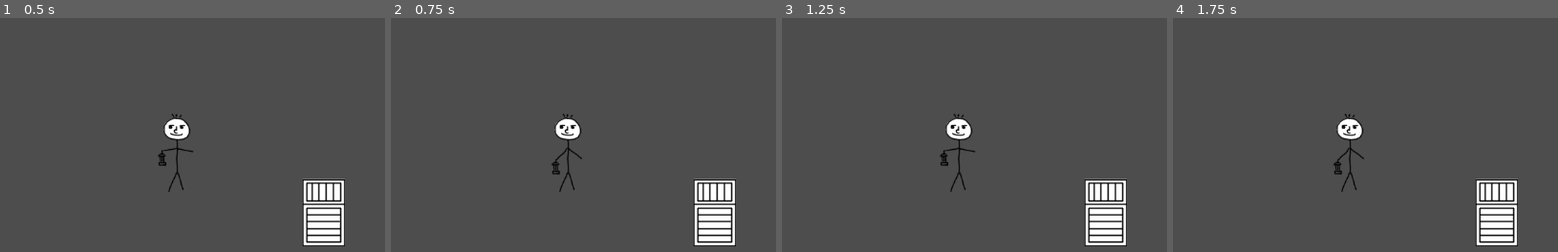
Above: before the commit, frames 1-4 (left to right).
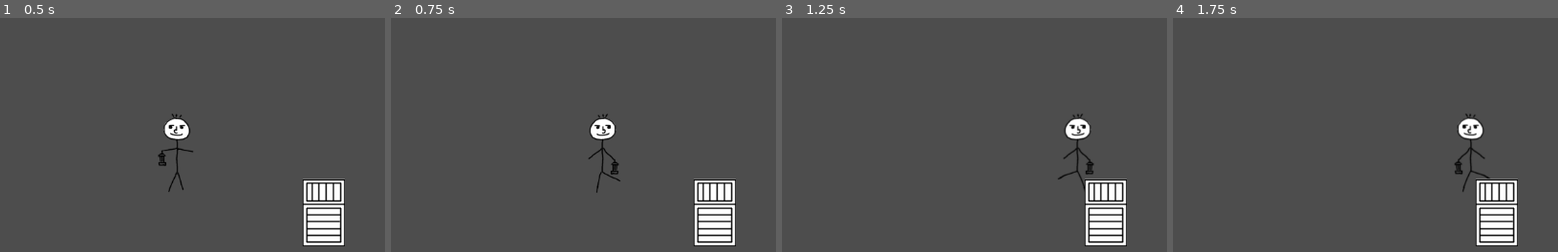
Above: after the commit, the same moments.

Repository: tvardero/pirate-gamejam-15
Game: Godot game, scene res://scenes/world/SampleLevel.tscn
Same seed, same stepped clock (60 frames per second), same inputs: the game is played once before the commit and once after it.
Inputs (mouse positions are in pixels of both pictures, inside the frame that each line leads up to):
- Up to frame 1 (0.5 s): no input
- Up to frame 2 (0.75 s): tap Enter at 0.5 s; move the mouse to (outside the picture) at 0.52 s; hold D (move_right) from 0.53 s (still down); tap E (interaction) at 0.6 s; click (outside the picture) at 0.67 s
- Up to frame 3 (1.25 s): keep holding D (move_right); tap Tab (lantern) at 0.8 s
- Up to frame 4 (1.75 s): move the mouse to (outside the picture) at 1.27 s; release D (move_right) at 1.28 s; hold S (move_down) from 1.28 s (still down); tap Tab (lantern) at 1.35 s; tap Shift (sprint) at 1.55 s

Frame 1 is identical in both runs. In frame 2, 1.5% of the frame differs, in the area x 41-60%, y 40-75%; in frame 3, 1.5%; in frame 4, 1.5%.

Commit message:
Finish player movement

Diff:
--- a/scenes/characters/player/Player.gd
+++ b/scenes/characters/player/Player.gd
@@ -1,7 +1,39 @@
 class_name Player
 extends CharacterBody2D
 
-var input_vector: Vector2 = Vector2.ZERO;
+var input_movement_vector: Vector2 = Vector2.ZERO;
+var is_sprinting: bool = false;
 
-func interact():
-    pass
+@export var walk_speed: float = 5;
+
+@export var sprint_speed: float = 12;
+
+var _sprint_to_walk_ratio:
+	get: return sprint_speed / walk_speed;
+
+@onready var _animation_tree: AnimationTree = $"AnimationTree";
+@onready var _animation_player: AnimationPlayer = $"AnimationPlayer";
+
+func _physics_process(_delta) -> void:
+	var multiplier = sprint_speed if is_sprinting else walk_speed;
+	velocity = input_movement_vector * multiplier;
+	move_and_collide(velocity);
+	_set_animations();
+
+func try_interact() -> bool:
+	print("todo: interaction")
+	return false;
+
+func _set_animations():
+	var is_walking = input_movement_vector != Vector2.ZERO;
+	_animation_tree["parameters/conditions/is_idle"] = !is_walking;
+	_animation_tree["parameters/conditions/is_walking"] = is_walking;
+
+	_animation_player.speed_scale = 1 if !is_walking||!is_sprinting else _sprint_to_walk_ratio;
+
+	# preserve old blend position when player stopped
+	if !is_walking: return ;
+
+	var x = input_movement_vector.x;
+	_animation_tree["parameters/idle/blend_position"] = x;
+	_animation_tree["parameters/walking/blend_position"] = x;
--- a/scenes/characters/player/Player.tscn
+++ b/scenes/characters/player/Player.tscn
@@ -1,12 +1,39 @@
-[gd_scene load_steps=29 format=3 uid="uid://3v1xx3haircx"]
+[gd_scene load_steps=21 format=3 uid="uid://3v1xx3haircx"]
 
 [ext_resource type="Script" path="res://scenes/characters/player/Player.gd" id="1_kqidl"]
 [ext_resource type="Texture2D" uid="uid://behudrsulwn3" path="res://assets/player/player-atlas.png" id="1_spx6y"]
-[ext_resource type="PackedScene" uid="uid://b0it2xtiiufrc" path="res://scenes/tools/InputController.tscn" id="2_6k1m8"]
+[ext_resource type="PackedScene" uid="uid://b0it2xtiiufrc" path="res://scenes/tools/PlayerInputController.tscn" id="2_6k1m8"]
 
 [sub_resource type="CircleShape2D" id="CircleShape2D_wpj78"]
 radius = 25.0
 
+[sub_resource type="Animation" id="Animation_57qwd"]
+length = 0.001
+tracks/0/type = "value"
+tracks/0/imported = false
+tracks/0/enabled = true
+tracks/0/path = NodePath("Sprite2D:flip_h")
+tracks/0/interp = 1
+tracks/0/loop_wrap = true
+tracks/0/keys = {
+"times": PackedFloat32Array(0),
+"transitions": PackedFloat32Array(1),
+"update": 1,
+"values": [false]
+}
+tracks/1/type = "value"
+tracks/1/imported = false
+tracks/1/enabled = true
+tracks/1/path = NodePath("Sprite2D:frame")
+tracks/1/interp = 1
+tracks/1/loop_wrap = true
+tracks/1/keys = {
+"times": PackedFloat32Array(0),
+"transitions": PackedFloat32Array(1),
+"update": 1,
+"values": [0]
+}
+
 [sub_resource type="Animation" id="Animation_288ux"]
 resource_name = "idle-left"
 length = 0.7
@@ -36,33 +63,6 @@
 "values": [0, 1]
 }
 
-[sub_resource type="Animation" id="Animation_57qwd"]
-length = 0.001
-tracks/0/type = "value"
-tracks/0/imported = false
-tracks/0/enabled = true
-tracks/0/path = NodePath("Sprite2D:flip_h")
-tracks/0/interp = 1
-tracks/0/loop_wrap = true
-tracks/0/keys = {
-"times": PackedFloat32Array(0),
-"transitions": PackedFloat32Array(1),
-"update": 1,
-"values": [false]
-}
-tracks/1/type = "value"
-tracks/1/imported = false
-tracks/1/enabled = true
-tracks/1/path = NodePath("Sprite2D:frame")
-tracks/1/interp = 1
-tracks/1/loop_wrap = true
-tracks/1/keys = {
-"times": PackedFloat32Array(0),
-"transitions": PackedFloat32Array(1),
-"update": 1,
-"values": [0]
-}
-
 [sub_resource type="Animation" id="Animation_urhup"]
 resource_name = "idle-right"
 length = 0.7
@@ -92,124 +92,8 @@
 "values": [0, 1]
 }
 
-[sub_resource type="Animation" id="Animation_w56x1"]
-resource_name = "idle-up"
-length = 0.7
-loop_mode = 1
-tracks/0/type = "value"
-tracks/0/imported = false
-tracks/0/enabled = true
-tracks/0/path = NodePath("Sprite2D:flip_h")
-tracks/0/interp = 1
-tracks/0/loop_wrap = true
-tracks/0/keys = {
-"times": PackedFloat32Array(0),
-"transitions": PackedFloat32Array(1),
-"update": 1,
-"values": [false]
-}
-tracks/1/type = "value"
-tracks/1/imported = false
-tracks/1/enabled = true
-tracks/1/path = NodePath("Sprite2D:frame")
-tracks/1/interp = 1
-tracks/1/loop_wrap = true
-tracks/1/keys = {
-"times": PackedFloat32Array(0, 0.35),
-"transitions": PackedFloat32Array(1, 1),
-"update": 1,
-"values": [0, 1]
-}
-
-[sub_resource type="Animation" id="Animation_bwoa2"]
-resource_name = "idle-down"
-length = 0.7
-loop_mode = 1
-tracks/0/type = "value"
-tracks/0/imported = false
-tracks/0/enabled = true
-tracks/0/path = NodePath("Sprite2D:flip_h")
-tracks/0/interp = 1
-tracks/0/loop_wrap = true
-tracks/0/keys = {
-"times": PackedFloat32Array(0),
-"transitions": PackedFloat32Array(1),
-"update": 1,
-"values": [false]
-}
-tracks/1/type = "value"
-tracks/1/imported = false
-tracks/1/enabled = true
-tracks/1/path = NodePath("Sprite2D:frame")
-tracks/1/interp = 1
-tracks/1/loop_wrap = true
-tracks/1/keys = {
-"times": PackedFloat32Array(0, 0.35),
-"transitions": PackedFloat32Array(1, 1),
-"update": 1,
-"values": [0, 1]
-}
-
 [sub_resource type="Animation" id="Animation_5ygja"]
 resource_name = "walk-left"
-length = 0.7
-loop_mode = 1
-tracks/0/type = "value"
-tracks/0/imported = false
-tracks/0/enabled = true
-tracks/0/path = NodePath("Sprite2D:flip_h")
-tracks/0/interp = 1
-tracks/0/loop_wrap = true
-tracks/0/keys = {
-"times": PackedFloat32Array(0),
-"transitions": PackedFloat32Array(1),
-"update": 1,
-"values": [false]
-}
-tracks/1/type = "value"
-tracks/1/imported = false
-tracks/1/enabled = true
-tracks/1/path = NodePath("Sprite2D:frame")
-tracks/1/interp = 1
-tracks/1/loop_wrap = true
-tracks/1/keys = {
-"times": PackedFloat32Array(0, 0.35),
-"transitions": PackedFloat32Array(1, 1),
-"update": 1,
-"values": [2, 3]
-}
-
-[sub_resource type="Animation" id="Animation_pid57"]
-resource_name = "walk-up"
-length = 0.7
-loop_mode = 1
-tracks/0/type = "value"
-tracks/0/imported = false
-tracks/0/enabled = true
-tracks/0/path = NodePath("Sprite2D:flip_h")
-tracks/0/interp = 1
-tracks/0/loop_wrap = true
-tracks/0/keys = {
-"times": PackedFloat32Array(0),
-"transitions": PackedFloat32Array(1),
-"update": 1,
-"values": [false]
-}
-tracks/1/type = "value"
-tracks/1/imported = false
-tracks/1/enabled = true
-tracks/1/path = NodePath("Sprite2D:frame")
-tracks/1/interp = 1
-tracks/1/loop_wrap = true
-tracks/1/keys = {
-"times": PackedFloat32Array(0, 0.35),
-"transitions": PackedFloat32Array(1, 1),
-"update": 1,
-"values": [2, 3]
-}
-
-[sub_resource type="Animation" id="Animation_v743t"]
-resource_name = "walk-down"
 length = 0.7
 loop_mode = 1
 tracks/0/type = "value"
@@ -269,83 +153,57 @@
 [sub_resource type="AnimationLibrary" id="AnimationLibrary_mkx0j"]
 _data = {
 "RESET": SubResource("Animation_57qwd"),
-"idle-down": SubResource("Animation_bwoa2"),
 "idle-left": SubResource("Animation_288ux"),
 "idle-right": SubResource("Animation_urhup"),
-"idle-up": SubResource("Animation_w56x1"),
-"walk-down": SubResource("Animation_v743t"),
 "walk-left": SubResource("Animation_5ygja"),
-"walk-right": SubResource("Animation_cobc2"),
-"walk-up": SubResource("Animation_pid57")
-}
-
-[sub_resource type="AnimationNodeAnimation" id="AnimationNodeAnimation_2fj3b"]
+"walk-right": SubResource("Animation_cobc2")
+}
+
+[sub_resource type="AnimationNodeAnimation" id="AnimationNodeAnimation_eycnt"]
 animation = &"idle-left"
 
-[sub_resource type="AnimationNodeAnimation" id="AnimationNodeAnimation_5g8ed"]
+[sub_resource type="AnimationNodeAnimation" id="AnimationNodeAnimation_wjh8l"]
 animation = &"idle-right"
 
-[sub_resource type="AnimationNodeAnimation" id="AnimationNodeAnimation_bjyje"]
-animation = &"idle-down"
-
-[sub_resource type="AnimationNodeAnimation" id="AnimationNodeAnimation_8adql"]
-animation = &"idle-up"
-
-[sub_resource type="AnimationNodeBlendSpace2D" id="AnimationNodeBlendSpace2D_cfqkh"]
-blend_point_0/node = SubResource("AnimationNodeAnimation_2fj3b")
-blend_point_0/pos = Vector2(-1, 0)
-blend_point_1/node = SubResource("AnimationNodeAnimation_5g8ed")
-blend_point_1/pos = Vector2(1.1, 0)
-blend_point_2/node = SubResource("AnimationNodeAnimation_bjyje")
-blend_point_2/pos = Vector2(0, 1.1)
-blend_point_3/node = SubResource("AnimationNodeAnimation_8adql")
-blend_point_3/pos = Vector2(0, -1.1)
-min_space = Vector2(-1, -1.1)
-max_space = Vector2(1.1, 1.1)
-
-[sub_resource type="AnimationNodeAnimation" id="AnimationNodeAnimation_qga2k"]
-animation = &"walk-down"
-
-[sub_resource type="AnimationNodeAnimation" id="AnimationNodeAnimation_3fing"]
-animation = &"walk-up"
-
-[sub_resource type="AnimationNodeAnimation" id="AnimationNodeAnimation_0dqww"]
+[sub_resource type="AnimationNodeBlendSpace1D" id="AnimationNodeBlendSpace1D_hqq1o"]
+blend_point_0/node = SubResource("AnimationNodeAnimation_eycnt")
+blend_point_0/pos = -1.0
+blend_point_1/node = SubResource("AnimationNodeAnimation_wjh8l")
+blend_point_1/pos = 1.01
+max_space = 1.01
+blend_mode = 1
+
+[sub_resource type="AnimationNodeAnimation" id="AnimationNodeAnimation_7n42p"]
+animation = &"walk-left"
+
+[sub_resource type="AnimationNodeAnimation" id="AnimationNodeAnimation_r5mqi"]
 animation = &"walk-right"
 
-[sub_resource type="AnimationNodeAnimation" id="AnimationNodeAnimation_ifmvk"]
-animation = &"walk-left"
-
-[sub_resource type="AnimationNodeBlendSpace2D" id="AnimationNodeBlendSpace2D_0mjwb"]
-blend_point_0/node = SubResource("AnimationNodeAnimation_qga2k")
-blend_point_0/pos = Vector2(0, 1.1)
-blend_point_1/node = SubResource("AnimationNodeAnimation_3fing")
-blend_point_1/pos = Vector2(0, -1.1)
-blend_point_2/node = SubResource("AnimationNodeAnimation_0dqww")
-blend_point_2/pos = Vector2(1.1, 0)
-blend_point_3/node = SubResource("AnimationNodeAnimation_ifmvk")
-blend_point_3/pos = Vector2(-1, 0)
-min_space = Vector2(-1, -1.1)
-max_space = Vector2(1.1, 1.1)
-
-[sub_resource type="AnimationNodeStateMachineTransition" id="AnimationNodeStateMachineTransition_l2mr6"]
+[sub_resource type="AnimationNodeBlendSpace1D" id="AnimationNodeBlendSpace1D_qx1iq"]
+blend_point_0/node = SubResource("AnimationNodeAnimation_7n42p")
+blend_point_0/pos = -1.0
+blend_point_1/node = SubResource("AnimationNodeAnimation_r5mqi")
+blend_point_1/pos = 1.01
+max_space = 1.01
+blend_mode = 1
+
+[sub_resource type="AnimationNodeStateMachineTransition" id="AnimationNodeStateMachineTransition_iqj00"]
 advance_mode = 2
 
-[sub_resource type="AnimationNodeStateMachineTransition" id="AnimationNodeStateMachineTransition_1dvgi"]
+[sub_resource type="AnimationNodeStateMachineTransition" id="AnimationNodeStateMachineTransition_qcblo"]
 advance_mode = 2
-advance_condition = &"walking"
-
-[sub_resource type="AnimationNodeStateMachineTransition" id="AnimationNodeStateMachineTransition_jde2t"]
+advance_condition = &"is_walking"
+
+[sub_resource type="AnimationNodeStateMachineTransition" id="AnimationNodeStateMachineTransition_530g2"]
 advance_mode = 2
-advance_condition = &"idle"
-
-[sub_resource type="AnimationNodeStateMachine" id="AnimationNodeStateMachine_3j52f"]
-states/End/position = Vector2(810.667, 100.796)
-states/idle/node = SubResource("AnimationNodeBlendSpace2D_cfqkh")
-states/idle/position = Vector2(393.333, 99.7778)
-states/walk/node = SubResource("AnimationNodeBlendSpace2D_0mjwb")
-states/walk/position = Vector2(621.333, 99.284)
-transitions = ["Start", "idle", SubResource("AnimationNodeStateMachineTransition_l2mr6"), "idle", "walk", SubResource("AnimationNodeStateMachineTransition_1dvgi"), "walk", "idle", SubResource("AnimationNodeStateMachineTransition_jde2t")]
-graph_offset = Vector2(-26, -108)
+advance_condition = &"is_idle"
+
+[sub_resource type="AnimationNodeStateMachine" id="AnimationNodeStateMachine_3u51c"]
+states/idle/node = SubResource("AnimationNodeBlendSpace1D_hqq1o")
+states/idle/position = Vector2(373.333, 100.222)
+states/walking/node = SubResource("AnimationNodeBlendSpace1D_qx1iq")
+states/walking/position = Vector2(601.333, 100.667)
+transitions = ["Start", "idle", SubResource("AnimationNodeStateMachineTransition_iqj00"), "idle", "walking", SubResource("AnimationNodeStateMachineTransition_qcblo"), "walking", "idle", SubResource("AnimationNodeStateMachineTransition_530g2")]
 
 [node name="Player" type="CharacterBody2D"]
 collision_layer = 3
@@ -353,7 +211,7 @@
 motion_mode = 1
 script = ExtResource("1_kqidl")
 
-[node name="InputController" parent="." node_paths=PackedStringArray("player") instance=ExtResource("2_6k1m8")]
+[node name="PlayerInputController" parent="." node_paths=PackedStringArray("player") instance=ExtResource("2_6k1m8")]
 player = NodePath("..")
 
 [node name="CollisionShape2D" type="CollisionShape2D" parent="."]
@@ -371,9 +229,9 @@
 }
 
 [node name="AnimationTree" type="AnimationTree" parent="."]
-tree_root = SubResource("AnimationNodeStateMachine_3j52f")
+tree_root = SubResource("AnimationNodeStateMachine_3u51c")
 anim_player = NodePath("../AnimationPlayer")
-parameters/conditions/idle = false
-parameters/conditions/walking = false
-parameters/idle/blend_position = Vector2(-0.00512505, 0.0019083)
-parameters/walk/blend_position = Vector2(0, 0)
+parameters/conditions/is_idle = true
+parameters/conditions/is_walking = false
+parameters/idle/blend_position = 0.0
+parameters/walking/blend_position = 0
--- a/scenes/tools/InputController.tscn
+++ /dev/null
@@ -1,6 +0,0 @@
-[gd_scene load_steps=2 format=3 uid="uid://b0it2xtiiufrc"]
-
-[ext_resource type="Script" path="res://scenes/tools/InputController.gd" id="1_mc7vc"]
-
-[node name="InputController" type="Node"]
-script = ExtResource("1_mc7vc")
--- a/scenes/tools/InputController.gd
+++ b/scenes/tools/PlayerInputController.gd
@@ -5,44 +5,36 @@
 var player: Player = null;
 
 # process keyboard/mouse/gamepad inputs
-func _unhandled_key_input(event: InputEvent) -> void:
+func _unhandled_input(event: InputEvent) -> void:
     var handled: bool = false;
 
     handled = handled||process_movement_input_events(event);
     handled = handled||process_lantern_input_event(event);
     handled = handled||process_interaction_input_event(event);
+    handled = handled||process_sprint_input_event(event);
 
     # set event as handled, so other scenes will not recieve the same event
-    if (handled):
-        get_tree().root.set_input_as_handled();
+    if (handled): get_tree().root.set_input_as_handled();
 
 func _physics_process(_delta) -> void:
-    var input_vector = Input.get_vector(
-        "move_left",
-        "move_right",
-        "move_up",
-        "move_down",
-        0.1);
-    player.input_vector = input_vector.normalized();
+    var input_vector = Input.get_vector("move_left", "move_right", "move_up", "move_down", 0.1);
+    player.input_movement_vector = input_vector.normalized();
 
 func process_movement_input_events(event: InputEvent) -> bool:
     var movement_action_names = ["move_down", "move_up", "move_left", "move_right"];
     return movement_action_names.any(func(action_name): event.is_action(action_name));
 
 func process_lantern_input_event(event: InputEvent) -> bool:
-    if !event.is_action("lantern"):
-        return false;
-
-    if !event.is_echo()&&event.is_pressed():
-        WorldState.use_lantern();
-
+    if !event.is_action("lantern"): return false;
+    if !event.is_echo()&&event.is_pressed(): WorldState.use_lantern();
     return true;
 
 func process_interaction_input_event(event: InputEvent) -> bool:
-    if !event.is_action("interaction"):
-        return false;
+    if !event.is_action("interaction"): return false;
+    if !event.is_echo()&&event.is_pressed(): player.try_interact();
+    return true;
 
-    if !event.is_echo()&&event.is_pressed():
-        player.interact();
-
+func process_sprint_input_event(event: InputEvent) -> bool:
+    if !event.is_action("sprint"): return false;
+    player.is_sprinting = event.is_pressed();
     return true;
--- /dev/null
+++ b/scenes/tools/PlayerInputController.tscn
@@ -0,0 +1,6 @@
+[gd_scene load_steps=2 format=3 uid="uid://b0it2xtiiufrc"]
+
+[ext_resource type="Script" path="res://scenes/tools/PlayerInputController.gd" id="1_mc7vc"]
+
+[node name="PlayerInputController" type="Node"]
+script = ExtResource("1_mc7vc")
